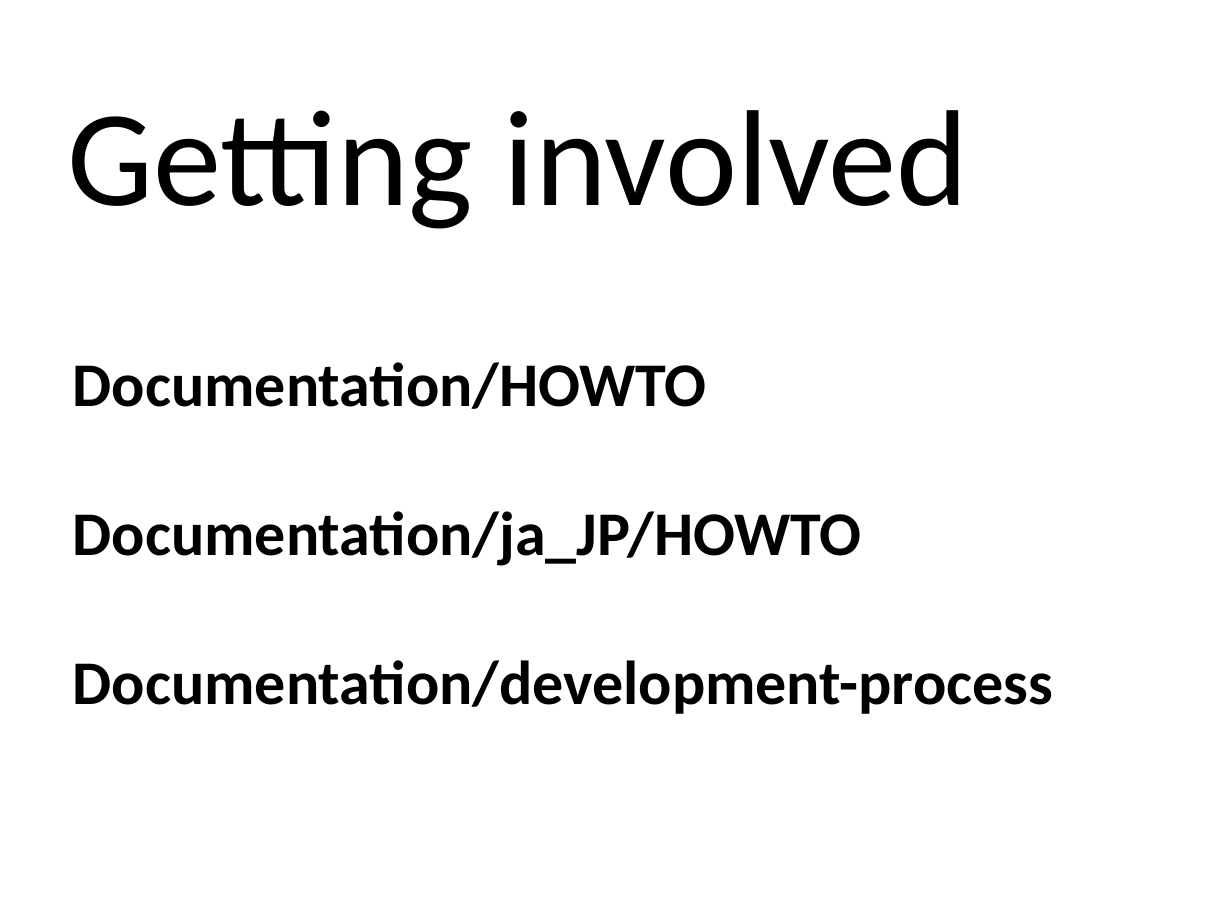
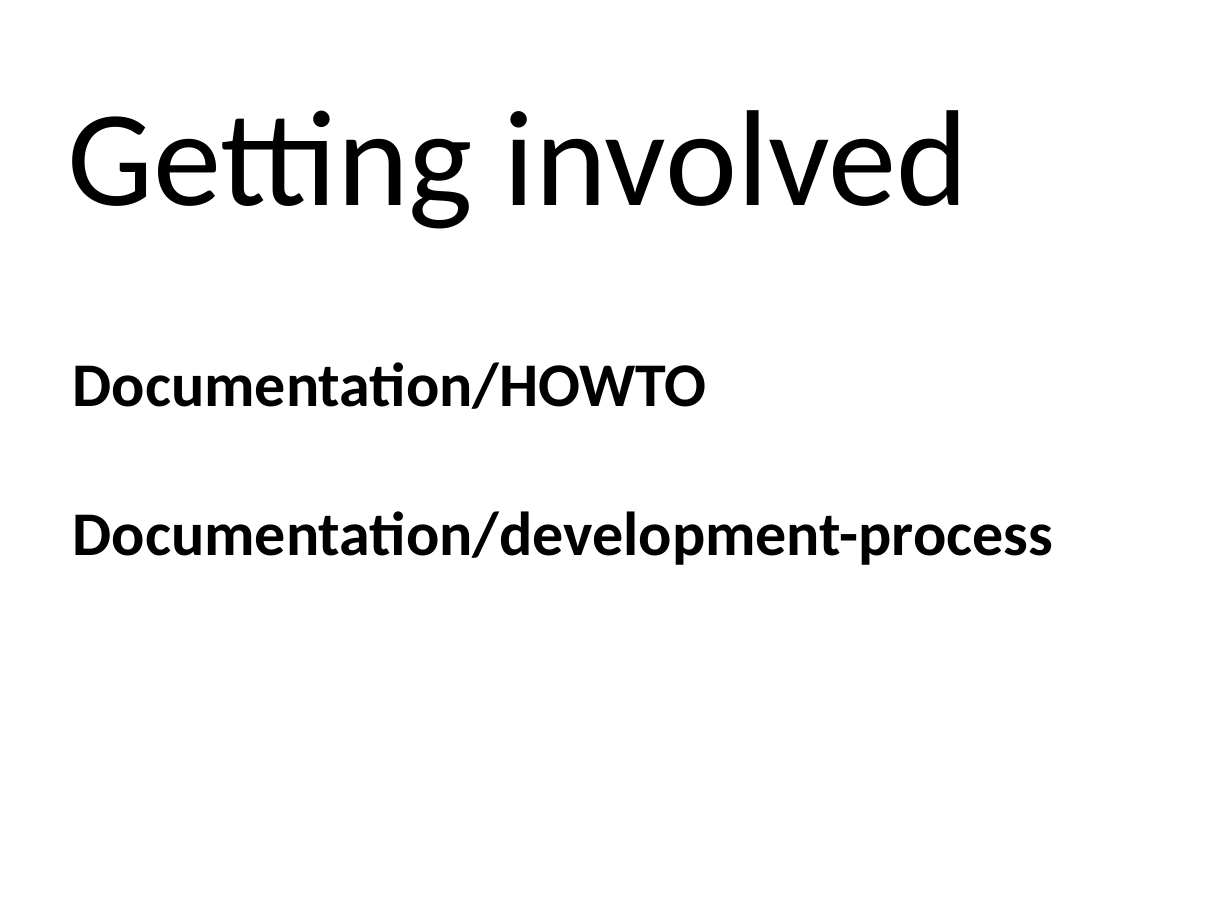
Before and after one commit to gregkh/kernel-development, a slide deck: slide 22 of kernel-development.odp (slide 36 before the commit). Drawn at 1232x924 pixels with LibreOffice and Linux fonts; fonts in the diff are those of the drawing. Boxes give left, top, right and bottom in pixels: in the first picture for what was removed or moved away, otherwise in the second. Text is boxed around its words. In the diff, an @@ line names an element or a change of style, - is before the commit and + after.

```diff
--- a/kernel-development.odp
+++ b/kernel-development.odp
@@ text at [73, 511, 862, 566]: paragraph removed @@
-Documentation/ja_JP/HOWTO
```
Also in this commit, not shown: 10 other slides changed, 1 slide added, 1 slide removed, 1 other file.
